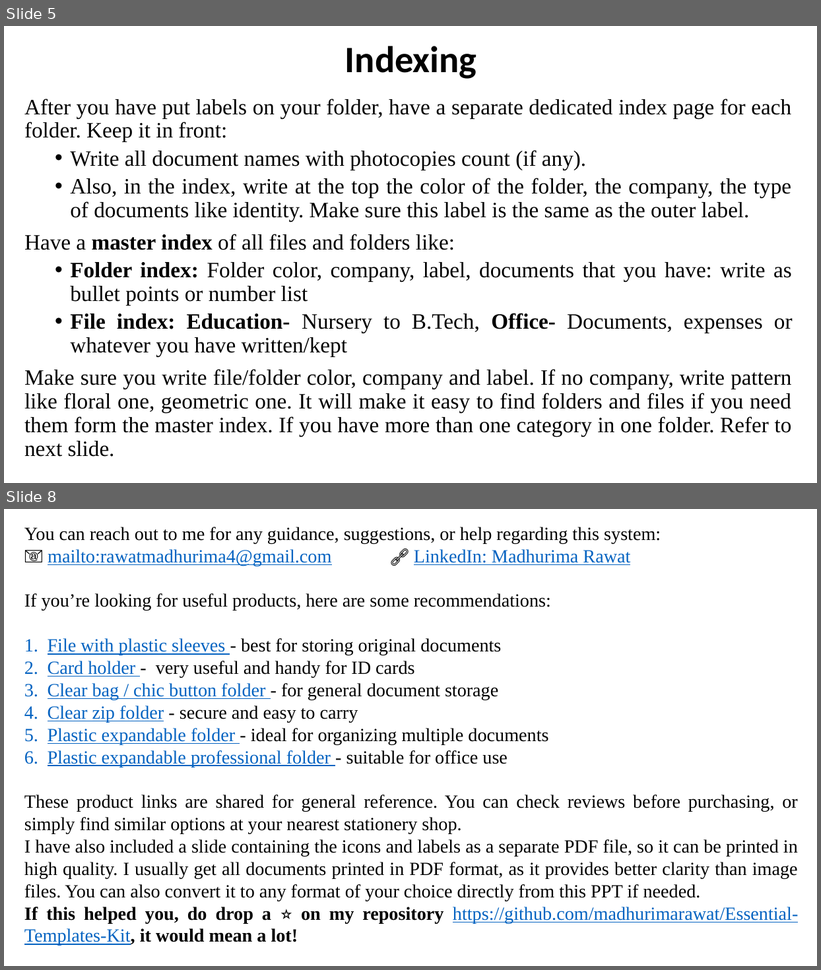
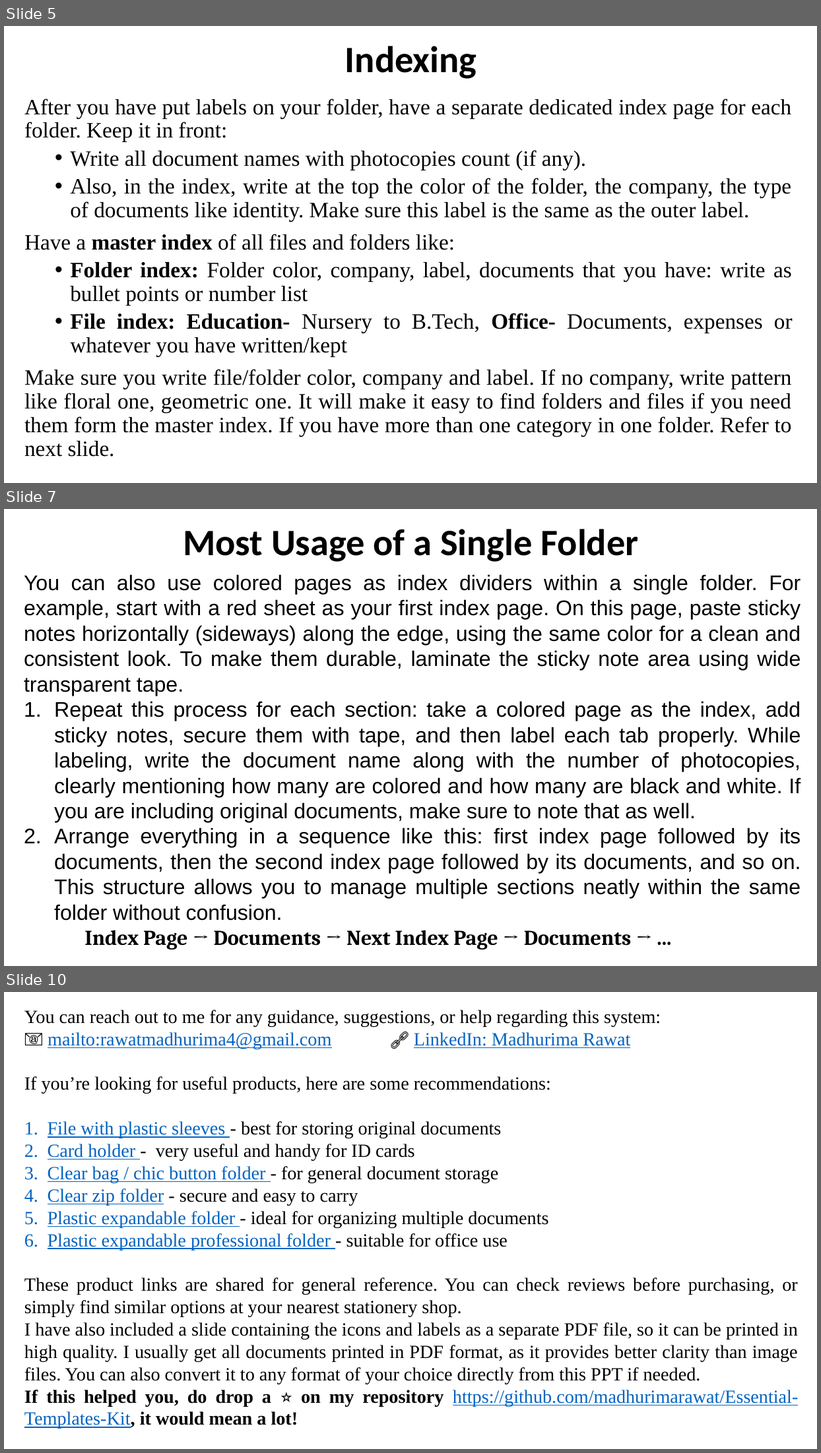
Before and after one commit to madhurimarawat/Essential-Templates-Kit, a slide deck: Document_Organization/Document_Folder_Formatting.pptx. Shown one above the other, each under a label of ours: slides 5 and 8 before the commit, slides 5, 7 and 10 after it; the slides between them are not shown. The pictures are 821x970 and 821x1453 pixels, drawn with LibreOffice and Linux fonts; fonts in the diff are those of the drawing. Boxes give left, top, right and bottom in pixels: in the first picture for what was removed or moved away, otherwise in the second. Text is boxed around its words. In the diff, an @@ line names an element or a change of style, - is before the commit and + after.

```diff
--- a/Document_Organization/Document_Folder_Formatting.pptx
+++ b/Document_Organization/Document_Folder_Formatting.pptx
@@ slide 7 added at (x1=4, y1=509, x2=817, y2=966), background #FFFFFF @@
@@ title added at (x1=183, y1=529, x2=639, y2=562), 44 pt, text #000000, bold @@
+Most Usage of a Single Folder
@@ text added at (x1=24, y1=574, x2=801, y2=950), 25 pt, text #000000 @@
+You can also use colored pages as index dividers within a single folder. For example, start with a red sheet as your first index page. On this page, paste sticky notes horizontally (sideways) along the edge, using the same color for a clean and consistent look. To make them durable, laminate the sticky note area using wide transparent tape.
+1. Repeat this process for each section: take a colored page as the index, add sticky notes, secure them with tape, and then label each tab properly. While labeling, write the document name along with the number of photocopies, clearly mentioning how many are colored and how many are black and white. If you are including original documents, make sure to note that as well.
+2. Arrange everything in a sequence like this: first index page followed by its documents, then the second index page followed by its documents, and so on. This structure allows you to manage multiple sections neatly within the same folder without confusion.
+Index Page → Documents → Next Index Page → Documents → ...
@@ what was slide 8 is now slide 10 @@
```
Also in this commit, not shown: 2 slides changed, 1 other slide added, 3 other files.
